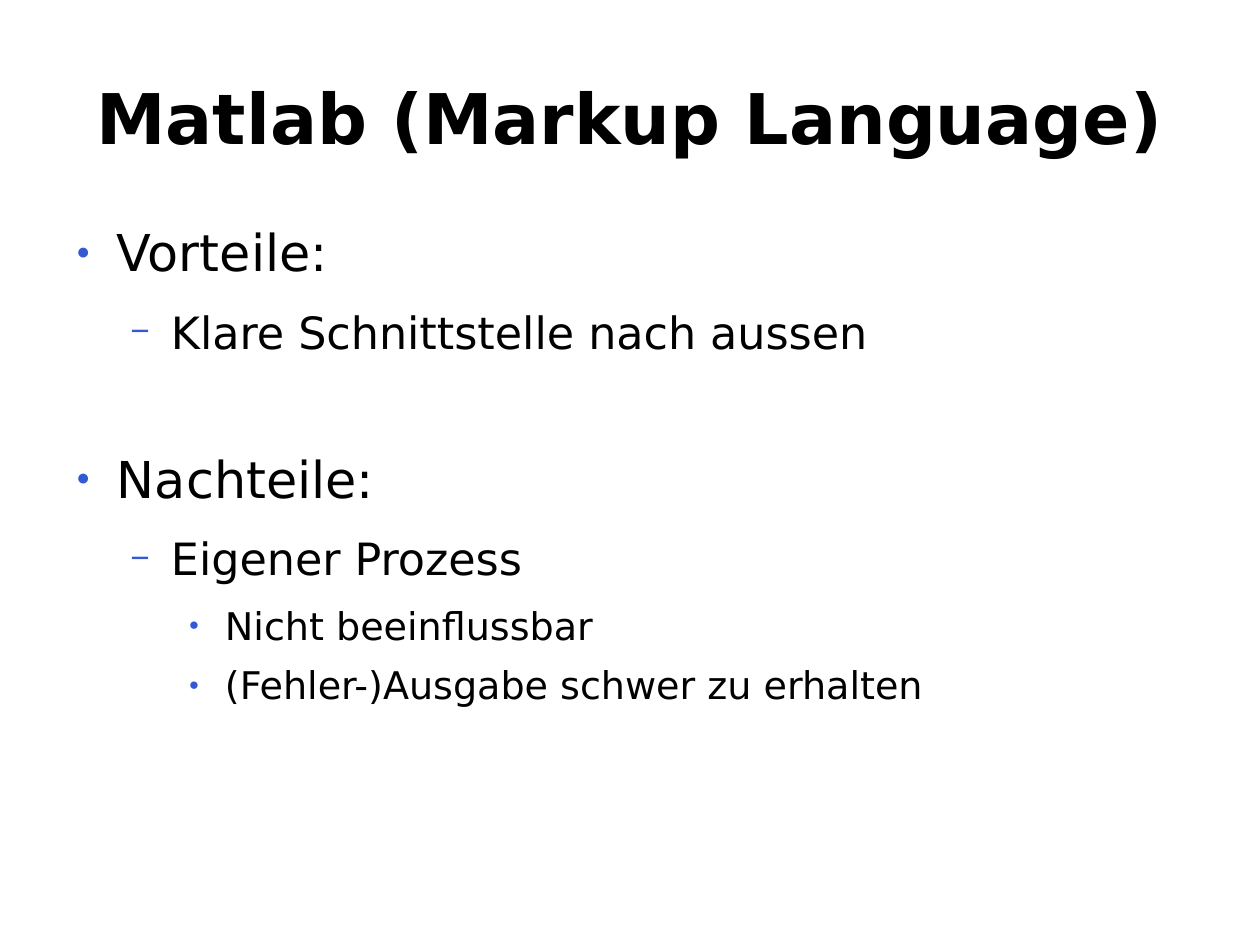
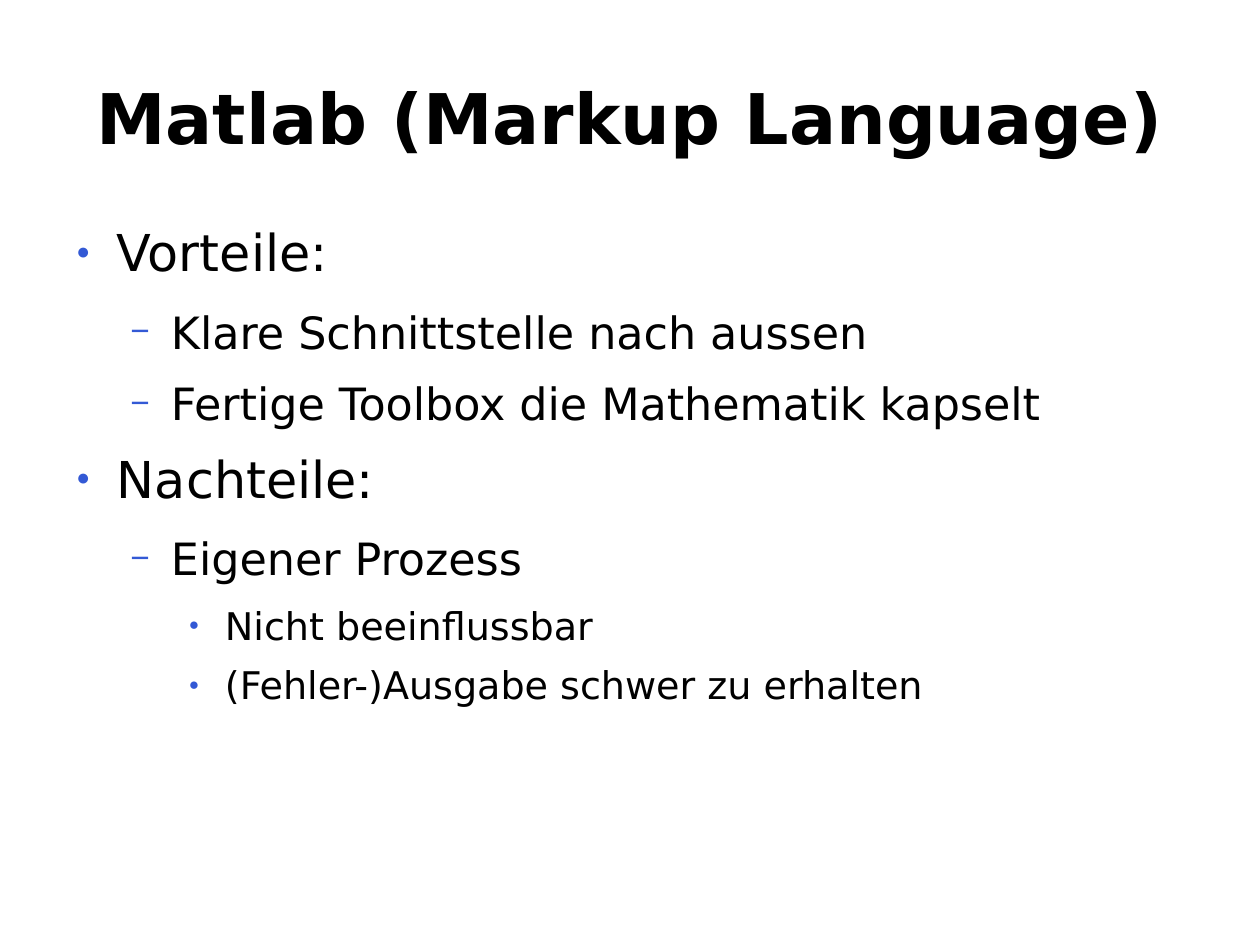
Before and after one commit to te-bachi/SimulationDoc, a slide deck: slide 24 of präsentation/Präsentation_bachi.odp (slide 23 before the commit). Drawn at 1260x945 pixels with LibreOffice and Linux fonts; fonts in the diff are those of the drawing. Boxes give left, top, right and bottom in pixels: in the first picture for what was removed or moved away, otherwise in the second. Text is boxed around its words. In the diff, an @@ line names an element or a change of style, - is before the commit and + after.

Commit message:
update

```diff
--- a/präsentation/Präsentation_bachi.odp
+++ b/präsentation/Präsentation_bachi.odp
@@ text at <box>171,386,1040,430</box>: paragraph added @@
+  − Fertige Toolbox die Mathematik kapselt
```
Also in this commit, not shown: 3 slides added, 2 slides removed.
